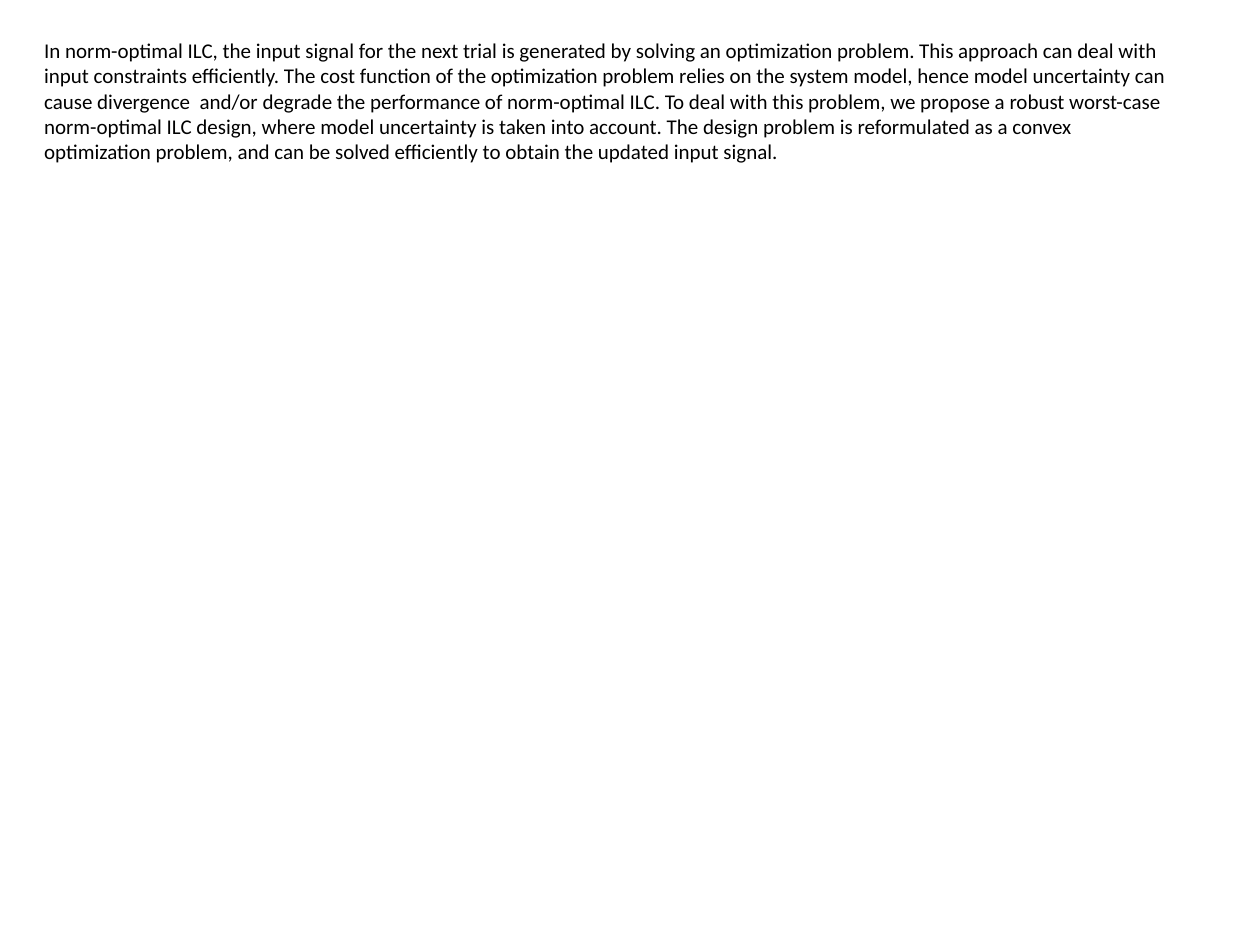
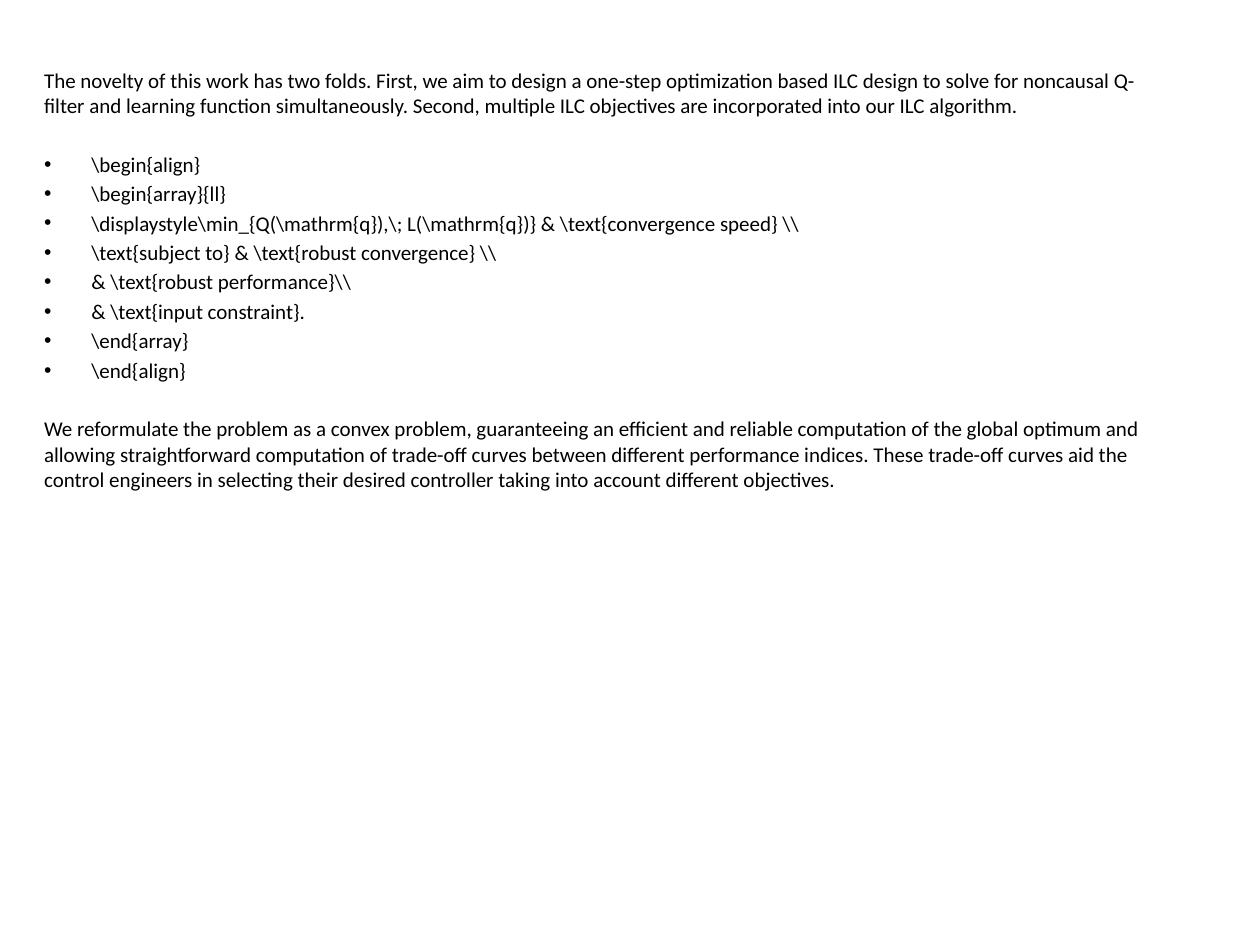
Before and after one commit to sontongsisw/tongduyson.github.io, a slide deck: slide 8 of img/New Microsoft PowerPoint Presentation_007.pptx. Drawn at 1260x945 pixels with LibreOffice and Linux fonts; fonts in the diff are those of the drawing. Boxes give left, top, right and bottom in pixels: in the first picture for what was removed or moved away, otherwise in the second. Text is boxed around its words. In the diff, an @@ line names an element or a change of style, - is before the commit and + after.

```diff
--- a/img/New Microsoft PowerPoint Presentation_007.pptx
+++ b/img/New Microsoft PowerPoint Presentation_007.pptx
@@ text at (x1=44, y1=73, x2=1138, y2=491): text changed @@
-In norm-optimal ILC, the input signal for the next trial is generated by solving an optimization problem. This approach can deal with input constraints efficiently. The cost function of the optimization problem relies on the system model, hence model uncertainty can cause divergence and/or degrade the performance of norm-optimal ILC. To deal with this problem, we propose a robust worst-case norm-optimal ILC design, where model uncertainty is taken into account. The design problem is reformulated as a convex optimization problem, and can be solved efficiently to obtain the updated input signal.
+The novelty of this work has two folds. First, we aim to design a one-step optimization based ILC design to solve for noncausal Q-filter and learning function simultaneously. Second, multiple ILC objectives are incorporated into our ILC algorithm.
+• \begin{align}
+• \begin{array}{ll}
+• \displaystyle\min_{Q(\mathrm{q}),\; L(\mathrm{q})} & \text{convergence speed} \\
+• \text{subject to} & \text{robust convergence} \\
+• & \text{robust performance}\\
+• & \text{input constraint}.
+• \end{array}
+• \end{align}
+We reformulate the problem as a convex problem, guaranteeing an efficient and reliable computation of the global optimum and allowing straightforward computation of trade-off curves between different performance indices. These trade-off curves aid the control engineers in selecting their desired controller taking into account different objectives.
```
Also in this commit, not shown: 6 other files.
